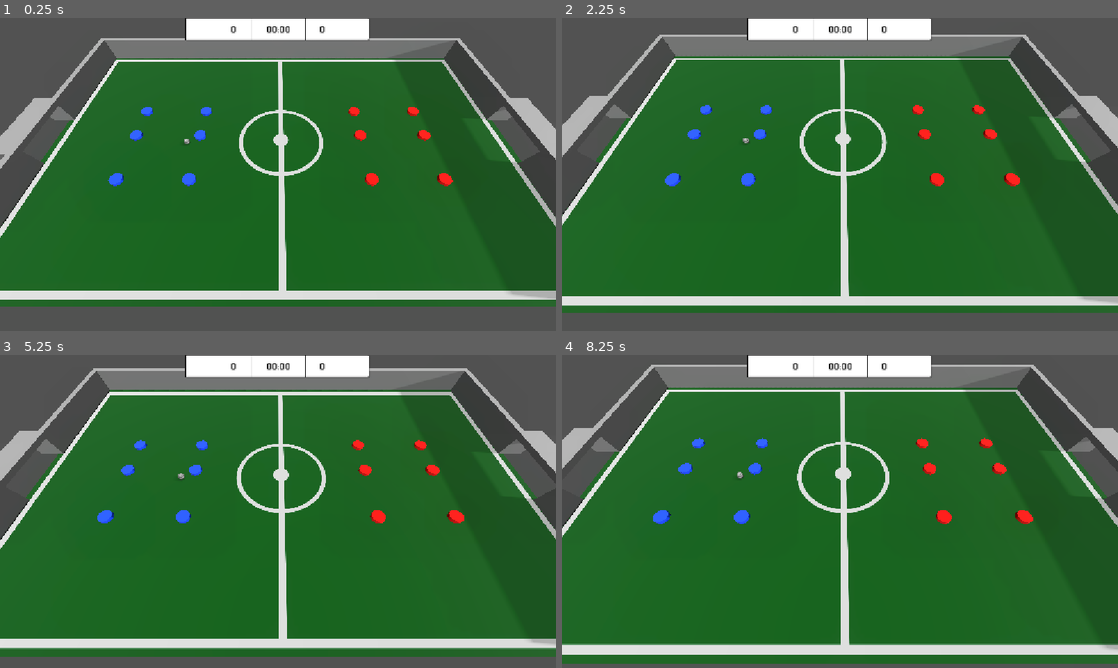
Above: before the commit, frames 1-4 (two rows, left to right).
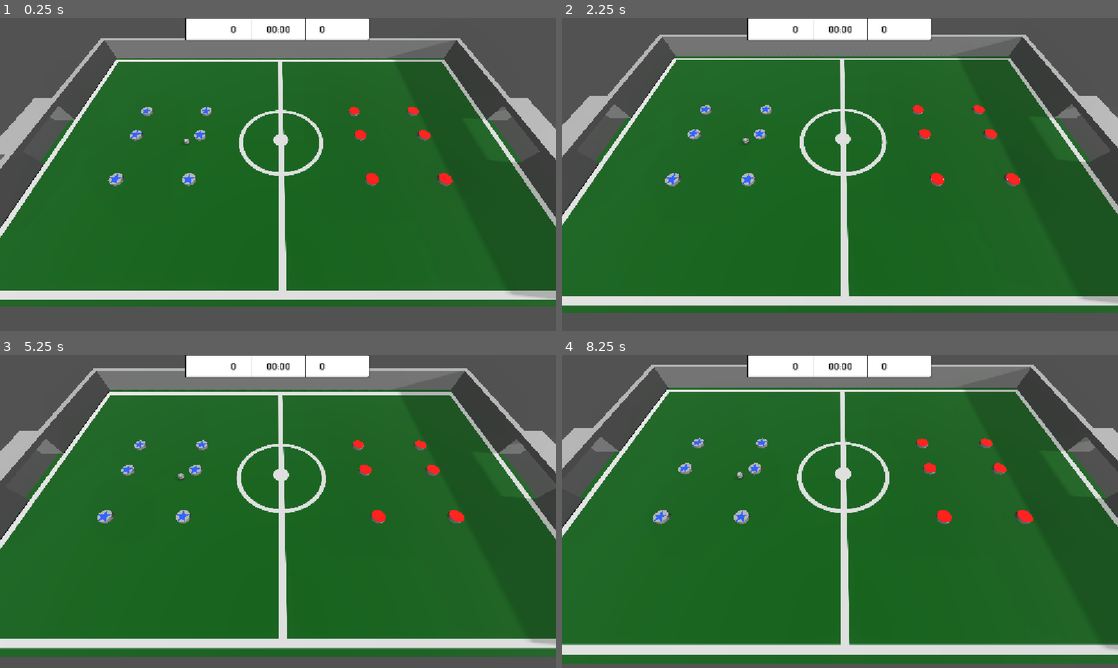
Above: after the commit, the same moments.

Repository: NevenIlincic/Disky_Football
Game: Godot game, scene res://Scenes/Test_Scene.tscn
The game is run twice, just before and just after one commit, with the same random seed, the same clock (stepped at 60 frames per second) and the same inputs.
Inputs (mouse positions are in pixels of both pictures, inside the frame that each line leads up to):
- Up to frame 1 (0.25 s): no input
- Up to frame 2 (2.25 s): tap Enter at 0.5, 2 s; move the mouse to (962, 158) at 0.52 s; hold Right mouse button (camera_drag) 0.53-1.25 s; click (962, 158) at 0.67 s; tap Space at 1.25 s; drag from (728, 190) to (812, 237) at 1.27 s; move the mouse to (895, 105) at 2.02 s; tap Mouse wheel up (zoom_in) at 2.1 s; click (895, 105) at 2.17 s
- Up to frame 3 (5.25 s): tap Space at 2.75, 4.25 s; drag from (250, 574) to (111, 464) at 2.77 s; tap Enter at 3.5 s; move the mouse to (444, 558) at 3.52 s; hold Right mouse button (camera_drag) 3.53-4.25 s; click (444, 558) at 3.67 s; drag from (111, 464) to (194, 433) at 4.27 s; move the mouse to (305, 511) at 5.02 s; tap Mouse wheel up (zoom_in) at 5.1 s; click (305, 511) at 5.17 s
- Up to frame 4 (8.25 s): drag from (756, 433) to (728, 527) at 5.77 s; move the mouse to (962, 495) at 6.52 s; hold Right mouse button (camera_drag) 6.53-7.25 s; click (962, 495) at 6.67 s; drag from (728, 527) to (812, 574) at 7.27 s; move the mouse to (895, 442) at 8.02 s; tap Mouse wheel up (zoom_in) at 8.1 s; click (895, 442) at 8.17 s

The runs differ from the first frame. In frame 1, 0.3% of the frame differs, in the area x 19-81%, y 28-54%; in frame 2, 0.4%; in frame 3, 0.4%; in frame 4, 0.4%, in the area x 16-85%, y 26-54%.

Commit message:
[ADD] Separate entity parts

Diff:
--- a/Materials/Player_Material.tres
+++ b/Materials/Player_Material.tres
@@ -1,5 +1,11 @@
 [gd_resource type="StandardMaterial3D" format=3 uid="uid://b2sd64lfjxf7i"]
 
+[ext_resource type="Texture2D" uid="uid://bqyypc6qoxnrr" path="res://Customizables/Top_Bottom_Part/Star 1 (1).png" id="1_61grr"]
+
 [resource]
+transparency = 1
 vertex_color_use_as_albedo = true
 albedo_color = Color(0.1254902, 0.28235295, 1, 1)
+albedo_texture = ExtResource("1_61grr")
+uv1_scale = Vector3(2, 2, 2)
+texture_filter = 0
--- a/Scenes/Enemy/Enemy.tscn
+++ b/Scenes/Enemy/Enemy.tscn
@@ -12,15 +12,26 @@
 height = 0.5
 radius = 1.0
 
-[sub_resource type="CylinderMesh" id="CylinderMesh_02vxf"]
+[sub_resource type="CylinderShape3D" id="CylinderShape3D_fw0yv"]
+height = 1.0
+radius = 3.0
+
+[sub_resource type="CylinderMesh" id="CylinderMesh_jmcll"]
 material = ExtResource("2_3l8kd")
+top_radius = 1.0
+height = 0.001
+
+[sub_resource type="CylinderMesh" id="CylinderMesh_fw0yv"]
 top_radius = 1.0
 bottom_radius = 1.0
 height = 0.5
 
-[sub_resource type="CylinderShape3D" id="CylinderShape3D_fw0yv"]
-height = 1.0
-radius = 3.0
+[sub_resource type="CylinderMesh" id="CylinderMesh_06txj"]
+material = ExtResource("2_3l8kd")
+top_radius = 1.0
+bottom_radius = 1.0
+height = 0.001
+cap_top = false
 
 [node name="Enemy" type="RigidBody3D" unique_id=594854611 groups=["enemy"]]
 input_ray_pickable = false
@@ -38,9 +49,6 @@
 [node name="CollisionShape3D" type="CollisionShape3D" parent="." unique_id=1080201915]
 shape = SubResource("CylinderShape3D_e0oyi")
 
-[node name="MeshInstance3D" type="MeshInstance3D" parent="." unique_id=1576239710]
-mesh = SubResource("CylinderMesh_02vxf")
-
 [node name="Shooting_Area" type="Area3D" parent="." unique_id=403226140]
 input_ray_pickable = false
 
@@ -55,6 +63,17 @@
 stream = ExtResource("4_02vxf")
 pitch_scale = 1.1
 
+[node name="Top_Part" type="MeshInstance3D" parent="." unique_id=33492167]
+transform = Transform3D(1, 0, 0, 0, 1, 0, 0, 0, 1, 0, 0.25011238, 0)
+mesh = SubResource("CylinderMesh_jmcll")
+
+[node name="Middle_Part" type="MeshInstance3D" parent="." unique_id=707707566]
+mesh = SubResource("CylinderMesh_fw0yv")
+
+[node name="Bottom_Part" type="MeshInstance3D" parent="." unique_id=1879534921]
+transform = Transform3D(1, 0, 0, 0, 1, 0, 0, 0, 1, 0, -0.25, 0)
+mesh = SubResource("CylinderMesh_06txj")
+
 [connection signal="body_entered" from="." to="." method="_on_body_entered"]
 [connection signal="body_entered" from="Shooting_Area" to="." method="_on_shooting_area_body_entered"]
 [connection signal="body_exited" from="Shooting_Area" to="." method="_on_shooting_area_body_exited"]
--- a/Scenes/Player/Player.tscn
+++ b/Scenes/Player/Player.tscn
@@ -17,7 +17,8 @@
 material = ExtResource("2_h54ih")
 top_radius = 1.0
 bottom_radius = 1.0
-height = 0.5
+height = 0.001
+cap_bottom = false
 
 [sub_resource type="CylinderShape3D" id="CylinderShape3D_fhwqp"]
 height = 1.0
@@ -26,6 +27,18 @@
 [sub_resource type="CylinderShape3D" id="CylinderShape3D_jq7r5"]
 height = 1.0
 radius = 1.0
+
+[sub_resource type="CylinderMesh" id="CylinderMesh_cl7co"]
+top_radius = 1.0
+bottom_radius = 1.0
+height = 0.5
+
+[sub_resource type="CylinderMesh" id="CylinderMesh_fhwqp"]
+material = ExtResource("2_h54ih")
+top_radius = 1.0
+bottom_radius = 1.0
+height = 0.001
+cap_top = false
 
 [node name="Player" type="RigidBody3D" unique_id=1368321486 groups=["player"]]
 input_ray_pickable = false
@@ -43,7 +56,8 @@
 [node name="CollisionShape3D" type="CollisionShape3D" parent="." unique_id=370914854]
 shape = SubResource("CylinderShape3D_l3ax4")
 
-[node name="MeshInstance3D" type="MeshInstance3D" parent="." unique_id=1862883230]
+[node name="Top_Part" type="MeshInstance3D" parent="." unique_id=1862883230]
+transform = Transform3D(1, 0, 0, 0, 1, 0, 0, 0, 1, 0, 0.25011238, 0)
 mesh = SubResource("CylinderMesh_06txj")
 
 [node name="Shooting_Area" type="Area3D" parent="." unique_id=1343521968]
@@ -71,6 +85,13 @@
 stream = ExtResource("5_jmcll")
 pitch_scale = 1.1
 
+[node name="Middle_Part" type="MeshInstance3D" parent="." unique_id=1888555717]
+mesh = SubResource("CylinderMesh_cl7co")
+
+[node name="Bottom_Part" type="MeshInstance3D" parent="." unique_id=1049186905]
+transform = Transform3D(1, 0, 0, 0, 1, 0, 0, 0, 1, 0, -0.25, 0)
+mesh = SubResource("CylinderMesh_fhwqp")
+
 [connection signal="body_entered" from="." to="." method="_on_body_entered"]
 [connection signal="body_entered" from="Shooting_Area" to="." method="_on_shooting_area_body_entered"]
 [connection signal="body_exited" from="Shooting_Area" to="." method="_on_shooting_area_body_exited"]
Binary file added: Customizables/Top_Bottom_Part/Star 1 (1).png
Not shown, added: Customizables/Top_Bottom_Part/Star 1 (1).png.import
Binary file added: Customizables/Top_Bottom_Part/Star 1.png
Not shown, added: Customizables/Top_Bottom_Part/Star 1.png.import
